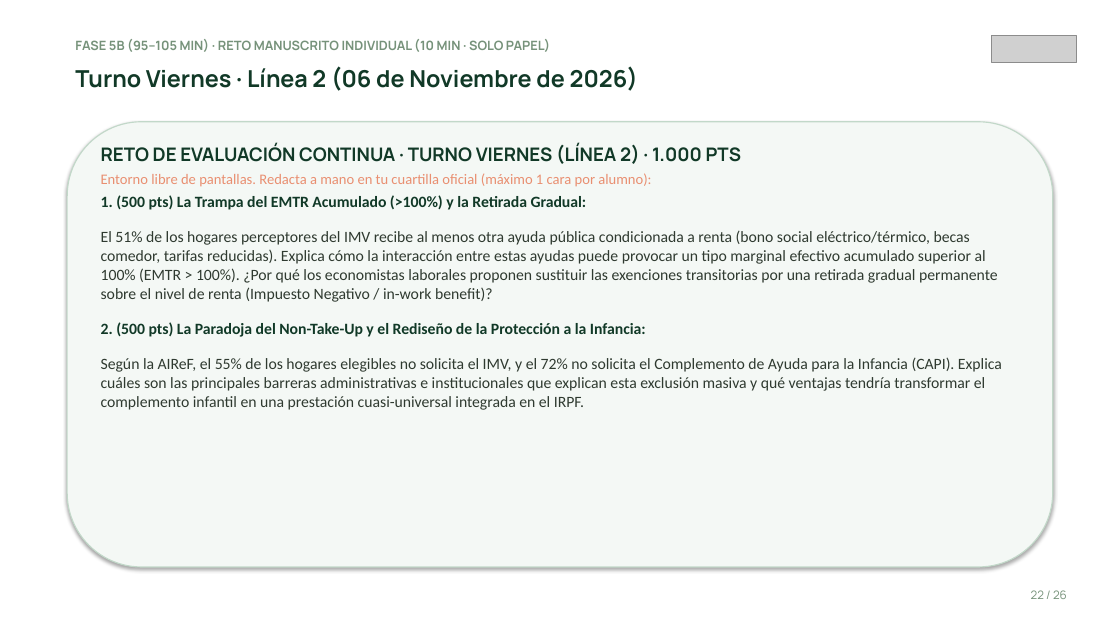
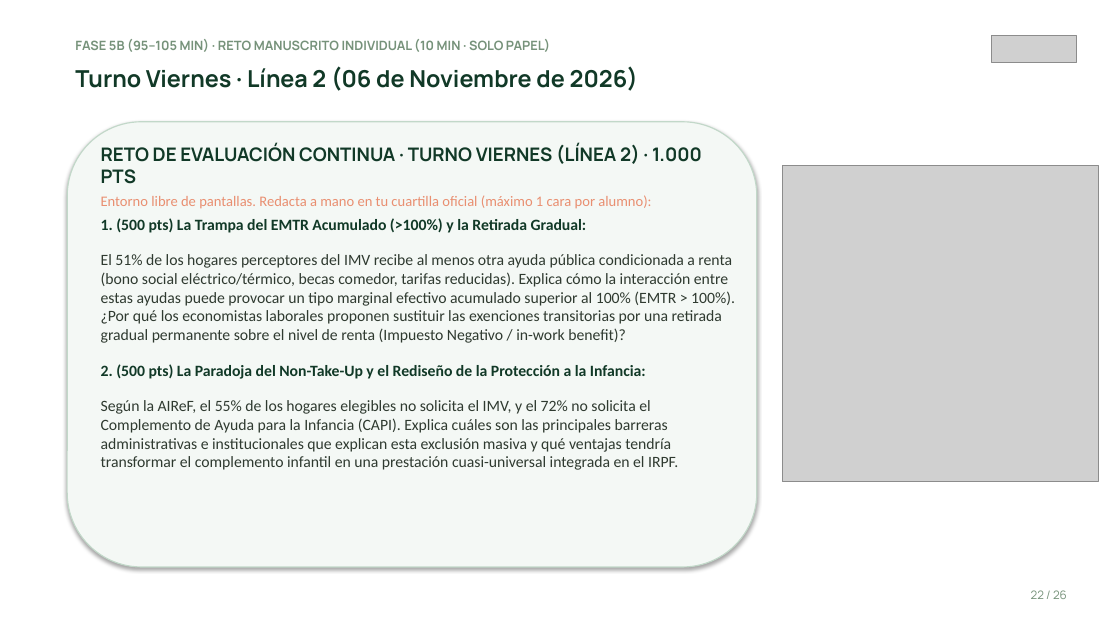
Before and after one commit to mhidper/PSSLL2627, a slide deck: slide 21 of Temas EB/Sesiones EB/Sesion 11/Sesion 11 - Garantia de rentas, trampa de la pobreza e Ingreso Minimo Vital.pptx (slide 22 before the commit). Drawn at 1120x630 pixels with LibreOffice and Linux fonts; fonts in the diff are those of the drawing; grey boxes stand for pictures. Boxes give left, top, right and bottom in pixels: in the first picture for what was removed or moved away, otherwise in the second. Text is boxed around its words. In the diff, an @@ line names an element or a change of style, - is before the commit and + after.

```diff
--- a/Temas EB/Sesiones EB/Sesion 11/Sesion 11 - Garantia de rentas, trampa de la pobreza e Ingreso Minimo Vital.pptx
+++ b/Temas EB/Sesiones EB/Sesion 11/Sesion 11 - Garantia de rentas, trampa de la pobreza e Ingreso Minimo Vital.pptx
@@ rounded rectangle resized from (x1=67, y1=122, x2=1053, y2=567) to (x1=67, y1=122, x2=757, y2=567) @@
@@ text "RETO DE EVALUACIÓN CONTINUA · ..." rewrapped from (x1=101, y1=143, x2=1002, y2=410) to (x1=101, y1=143, x2=735, y2=470) @@
@@ picture added at (x1=782, y1=166, x2=1098, y2=481) @@
```
Also in this commit, not shown: 1 other slide changed, 5 slides removed, 23 other files.
